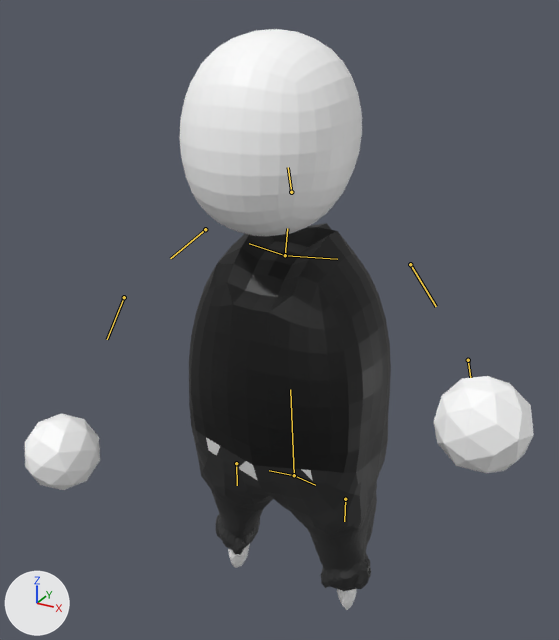
What one commit did to the glTF model assets/garage musician default_2c.gltf.
Camera for both pictures: a 50 mm lens placed at (2.94, -5.55, 3.1), pointed at (0.17, -0.52, 0.59). Lighting does not change. The marker at lower left points along +X, +Y and +Z. Both versions are drawn at frame 191 of the action 'Guitar'; the numbers are the values there. The bones that bend it are drawn over the model as lines.

Names of what the first picture shows: 'Player'.
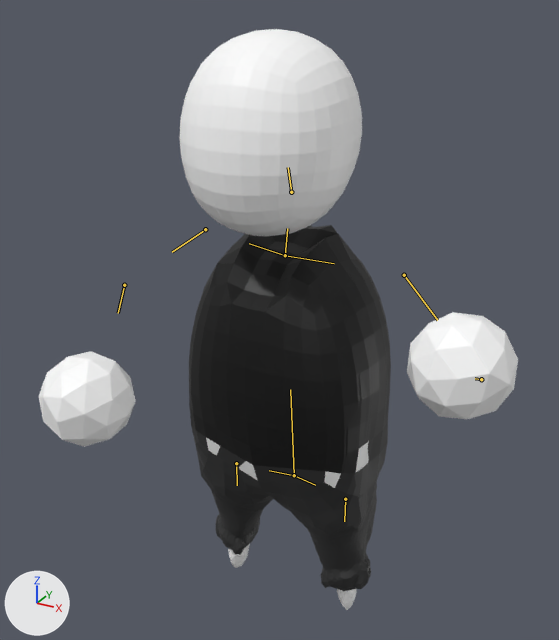
What the commit changed:
Bone 'Bone.003' (bone_bone_003) turns from (0, 0, 0) to (14, 0, 1) degrees about its own x, y and z.
Bone 'Bone.007' (bone_bone_007) turns from (4, 8, -21) to (16, -66, -26) degrees about its own x, y and z.
Bone 'Bone.008' (bone_bone_008) turns from (73, -28, 1) to (41, -35, -45) degrees about its own x, y and z.
Bone 'Bone.005' (bone_bone_005) turns from (52, 9, 13) to (89, 5, 73) degrees about its own x, y and z.
Bone 'Bone.006' (bone_bone_006) turns from (-39, -3, -12) to (-87, 28, -76) degrees about its own x, y and z.

Changed parts and their boxes (x1, y1, x2, y2) in the pictures (559 x 640 px):
'Player', posed
    before: (25, 29, 534, 610)
    after: (38, 29, 518, 610)
bone 'Bone.003', root to tip
    before: (285, 255) to (337, 259)
    after: (285, 255) to (334, 263)
bone 'Bone.007', root to tip
    before: (410, 264) to (436, 306)
    after: (404, 275) to (437, 320)
bone 'Bone.008', root to tip
    before: (468, 360) to (470, 377)
    after: (481, 379) to (475, 378)
bone 'Bone.005', root to tip
    before: (205, 229) to (170, 258)
    after: (205, 229) to (172, 252)
bone 'Bone.006', root to tip
    before: (124, 297) to (107, 339)
    after: (124, 285) to (118, 313)
